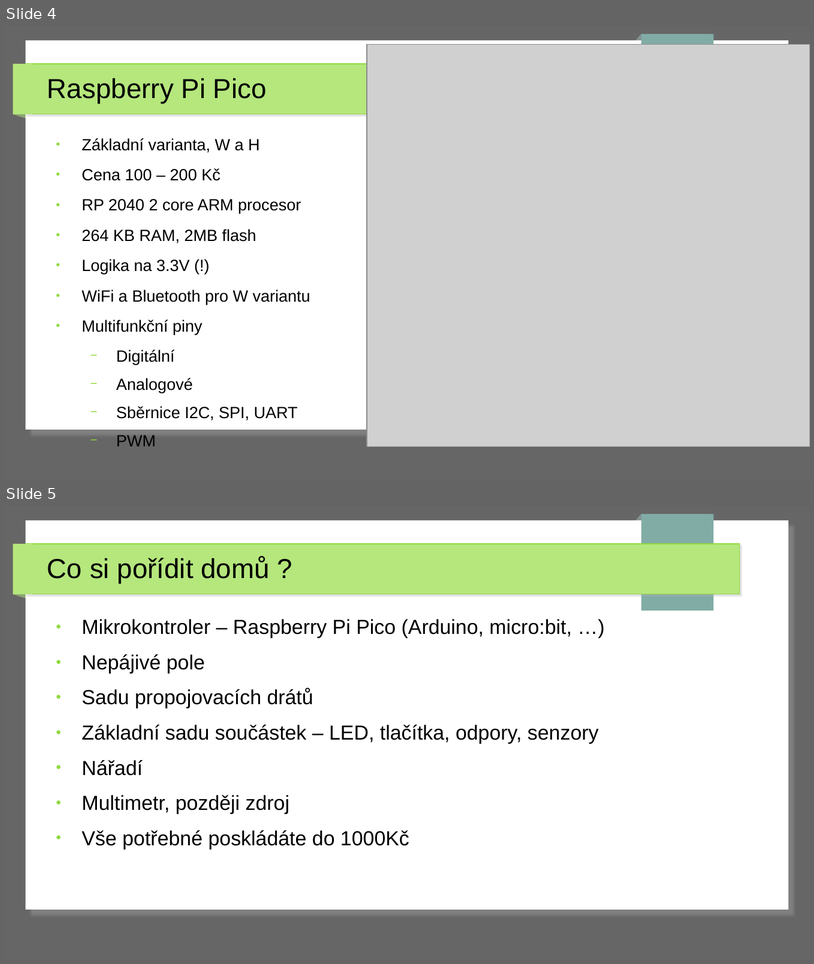
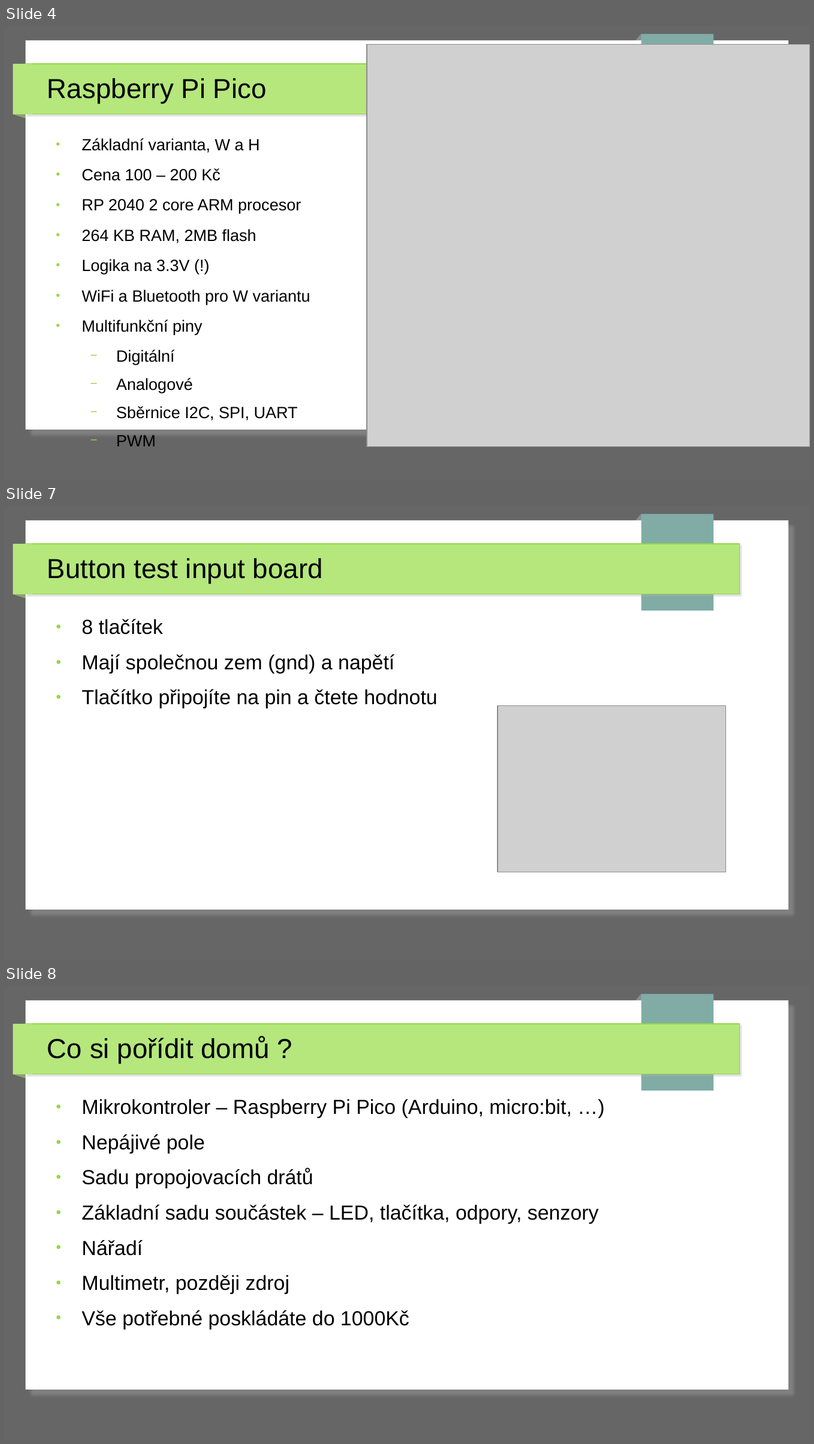
Before and after one commit to MartinPenicka/ArduinoDay, a slide deck: RaspberryPiPico_MicroPython_Introduction/prezentace/rpi_prezentace.odp. Shown one above the other, each under a label of ours: slides 4 and 5 before the commit, slides 4, 7 and 8 after it; the slides between them are not shown. The pictures are 814x964 and 814x1444 pixels, drawn with LibreOffice and Linux fonts; fonts in the diff are those of the drawing; grey boxes stand for pictures. Boxes give left, top, right and bottom in pixels: in the first picture for what was removed or moved away, otherwise in the second. Text is boxed around its words. In the diff, an @@ line names an element or a change of style, - is before the commit and + after.

```diff
--- a/RaspberryPiPico_MicroPython_Introduction/prezentace/rpi_prezentace.odp
+++ b/RaspberryPiPico_MicroPython_Introduction/prezentace/rpi_prezentace.odp
@@ slide 7 added at (4,506,810,960), background #666666; not listed: 7 template elements that a slide beside it also shows @@
@@ title added at (47,558,323,583), 27 pt, text #000000 @@
+Button test input board
@@ text added at (82,619,437,708), 20 pt, text #000000 @@
+● 8 tlačítek
+● Mají společnou zem (gnd) a napětí
+● Tlačítko připojíte na pin a čtete hodnotu
@@ picture added at (498,706,726,872) @@
@@ what was slide 5 is now slide 8 @@
```
Also in this commit, not shown: 10 slides changed, 4 other slides added, 4 other files.
